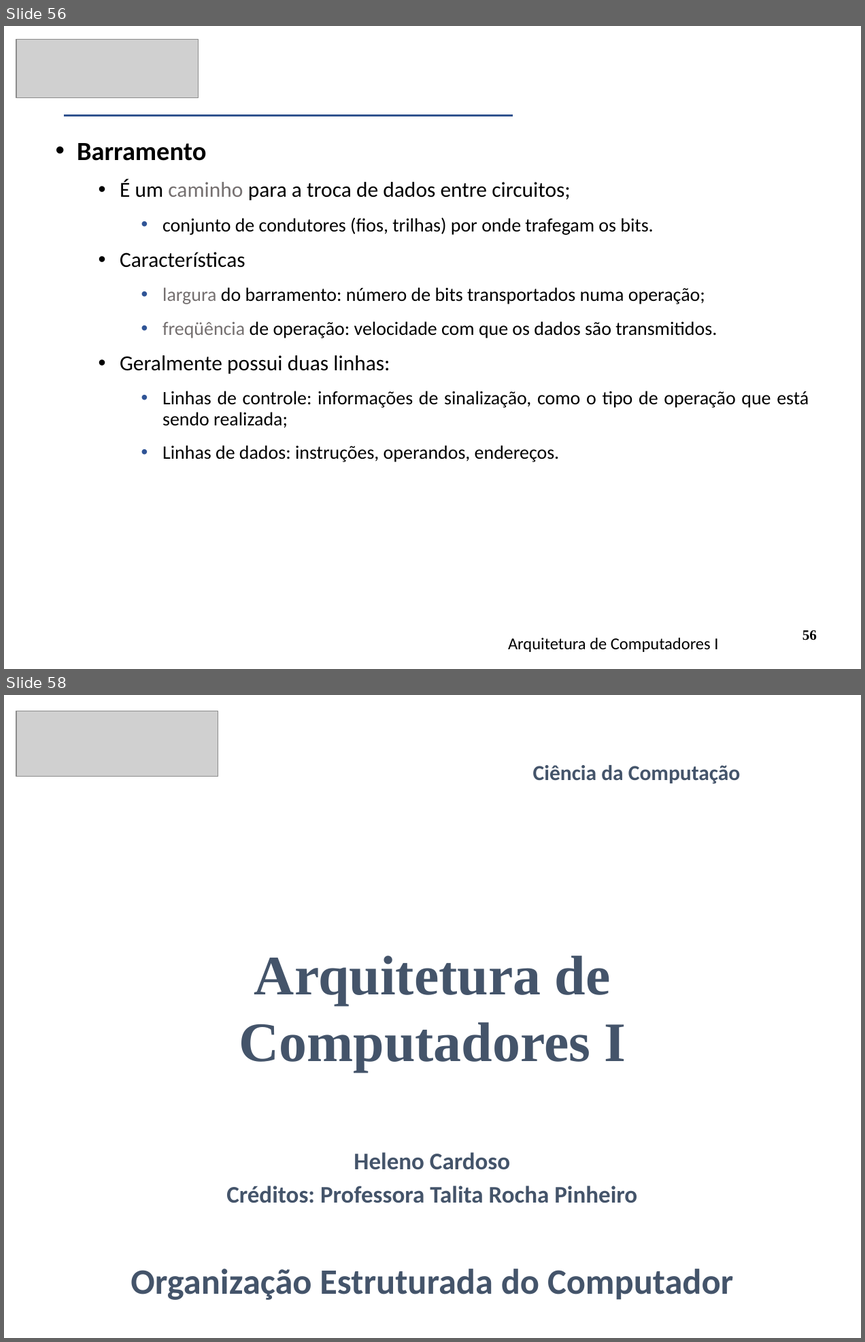
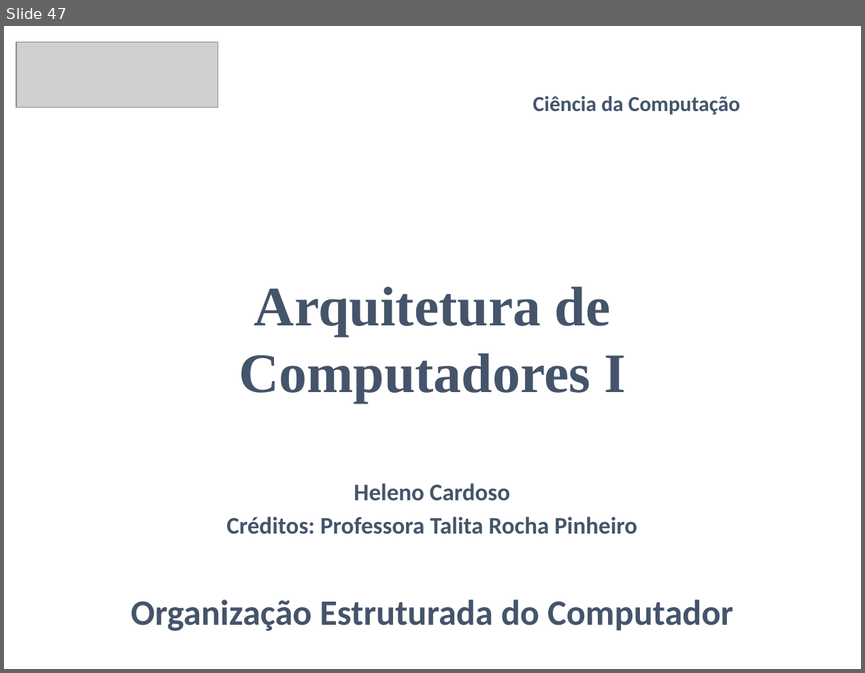
Before and after one commit to CloudEducationBrazil/WydenArquiteturaComputadores, a slide deck: 01 Classes/Aula1 - Arquitetura - Fundamentos e História.pptx. Shown one above the other, each under a label of ours: slides 56 and 58 before the commit, slide 47 after it; the slides between them are not shown. The pictures are 865x1342 and 865x673 pixels, drawn with LibreOffice and Linux fonts; fonts in the diff are those of the drawing; grey boxes stand for pictures. Boxes give left, top, right and bottom in pixels: in the first picture for what was removed or moved away, otherwise in the second. Text is boxed around its words. In the diff, an @@ line names an element or a change of style, - is before the commit and + after.

Commit message:
Ajuste ppt aulas arq comput 11/03/2024

```diff
--- a/01 Classes/Aula1 - Arquitetura - Fundamentos e História.pptx
+++ b/01 Classes/Aula1 - Arquitetura - Fundamentos e História.pptx
@@ slide 56 removed at [4,26,861,669], background #FFFFFF @@
@@ picture removed at [16,40,198,98] @@
@@ math minus removed at [4,114,594,118] @@
@@ text removed at [77,143,808,462] @@
-• Barramento
-  • É um caminho para a troca de dados entre circuitos;
-    • conjunto de condutores (fios, trilhas) por onde trafegam os bits.
-  • Características
-    • largura do barramento: número de bits transportados numa operação;
-    • freqüência de operação: velocidade com que os dados são transmitidos.
-  • Geralmente possui duas linhas:
-    • Linhas de controle: informações de sinalização, como o tipo de operação que está sendo realizada;
-    • Linhas de dados: instruções, operandos, endereços.
@@ text removed at [508,637,718,652] @@
-Arquitetura de Computadores I
@@ page number removed at [802,630,817,640] @@
-56
@@ what was slide 58 is now slide 47 @@
```
Also in this commit, not shown: 3 slides changed, 10 other slides removed, 1 other file.
